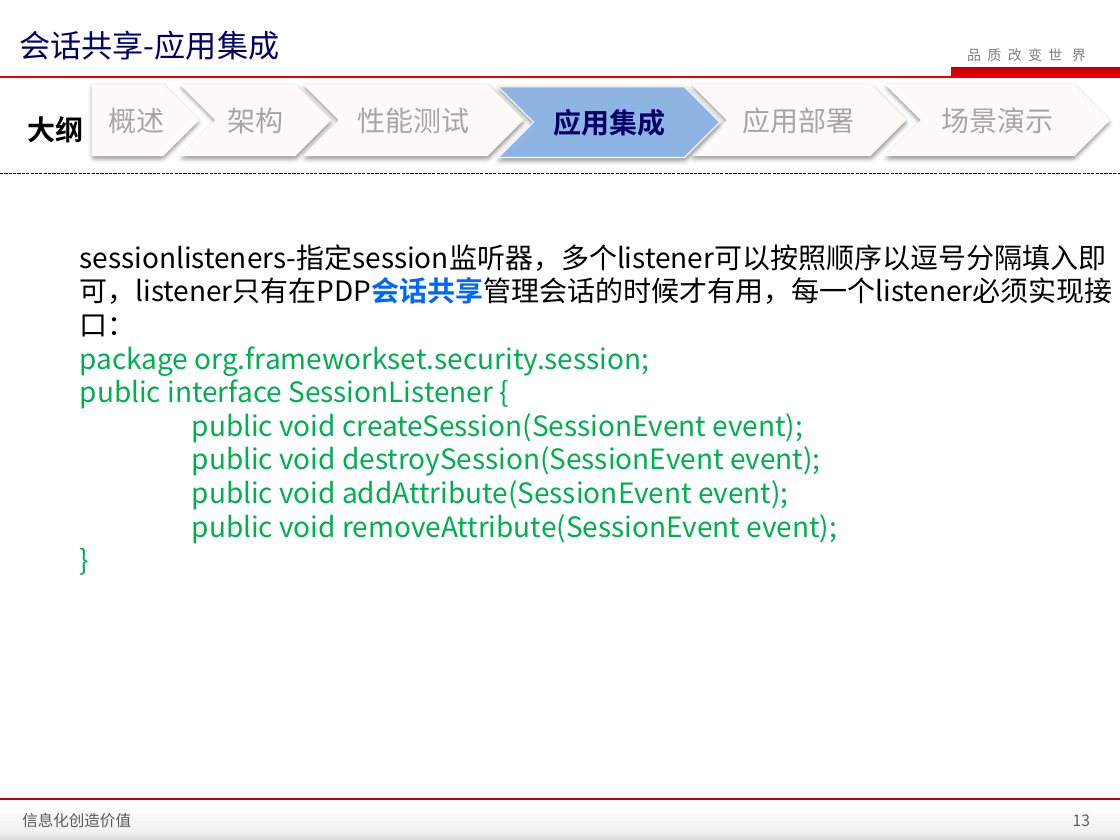
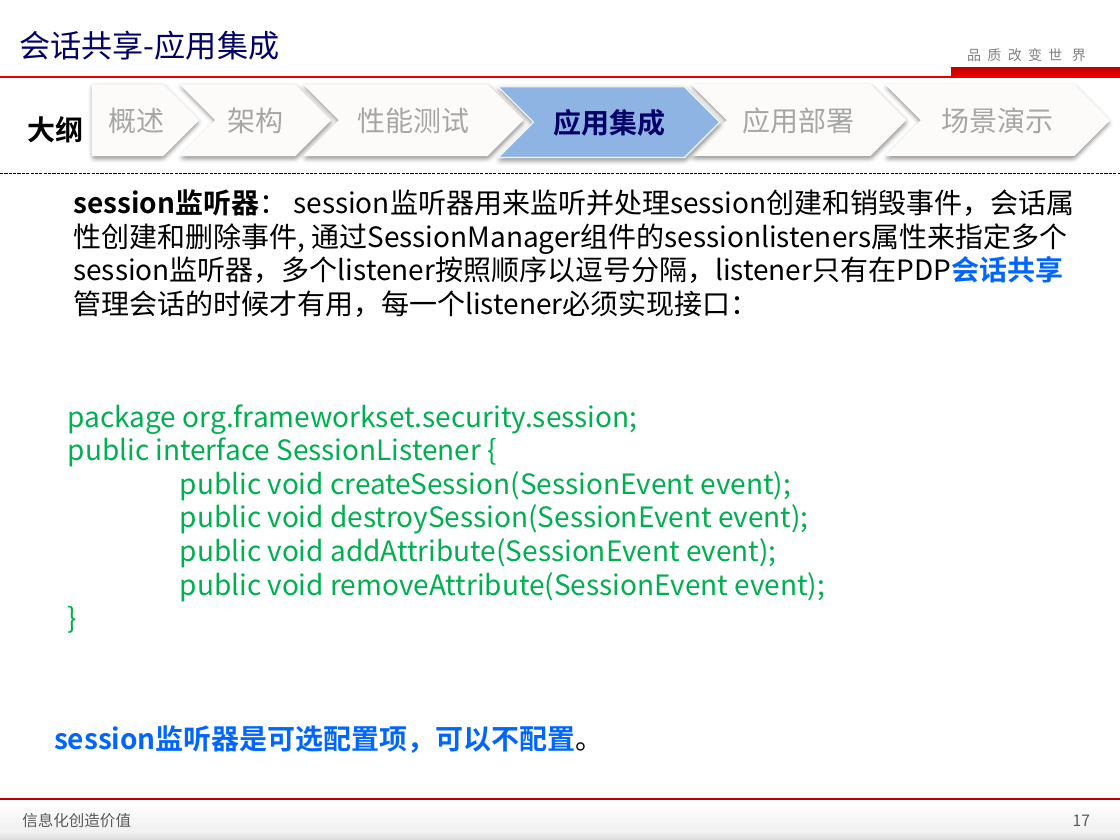
Before and after one commit to zhanght86/bboss-cms, a slide deck: slide 17 of 文档/SanyPDP平台会话共享介绍.pptx (slide 13 before the commit). Drawn at 1120x840 pixels with LibreOffice and Linux fonts; fonts in the diff are those of the drawing; background and template pictures are left out. Boxes give left, top, right and bottom in pixels: in the first picture for what was removed or moved away, otherwise in the second. Text is boxed around its words. In the diff, an @@ line names an element or a change of style, - is before the commit and + after.

Commit message:
完善会话共享文档

```diff
--- a/文档/SanyPDP平台会话共享介绍.pptx
+++ b/文档/SanyPDP平台会话共享介绍.pptx
@@ text added at bbox=[73, 189, 1074, 317], 18 pt, text #000000 @@
+session监听器： session监听器用来监听并处理session创建和销毁事件，会话属性创建和删除事件, 通过SessionManager组件的sessionlisteners属性来指定多个session监听器，多个listener按照顺序以逗号分隔，listener只有在PDP会话共享管理会话的时候才有用，每一个listener必须实现接口：
@@ text at bbox=[80, 244, 1113, 304]: paragraph removed @@
-sessionlisteners-指定session监听器，多个listener可以按照顺序以逗号分隔填入即可，listener只有在PDP会话共享管理会话的时候才有用，每一个listener必须实现接口：
@@ text "package org.frameworkset.security.session;": place and size @@
-text "package org.frameworkset.security.session;" at bbox=[80, 244, 1113, 544]
+text "package org.frameworkset.security.session;" at bbox=[68, 404, 826, 602]
@@ text added at bbox=[54, 725, 604, 753], 18 pt, text #0066FF, bold @@
+session监听器是可选配置项，可以不配置。
@@ page number at bbox=[1073, 814, 1090, 826]: text changed @@
-13
+17
```
Also in this commit, not shown: 7 other slides changed, 4 slides added.
